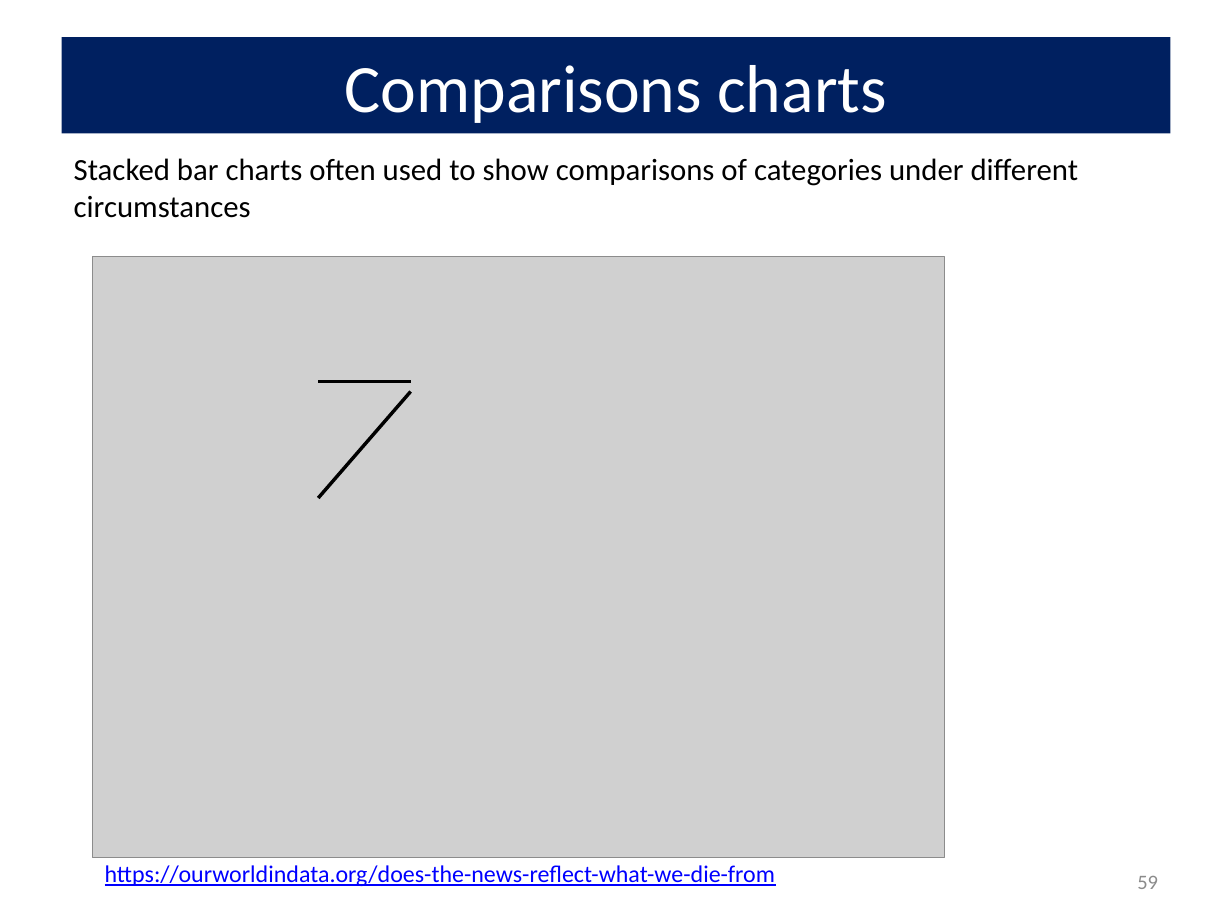
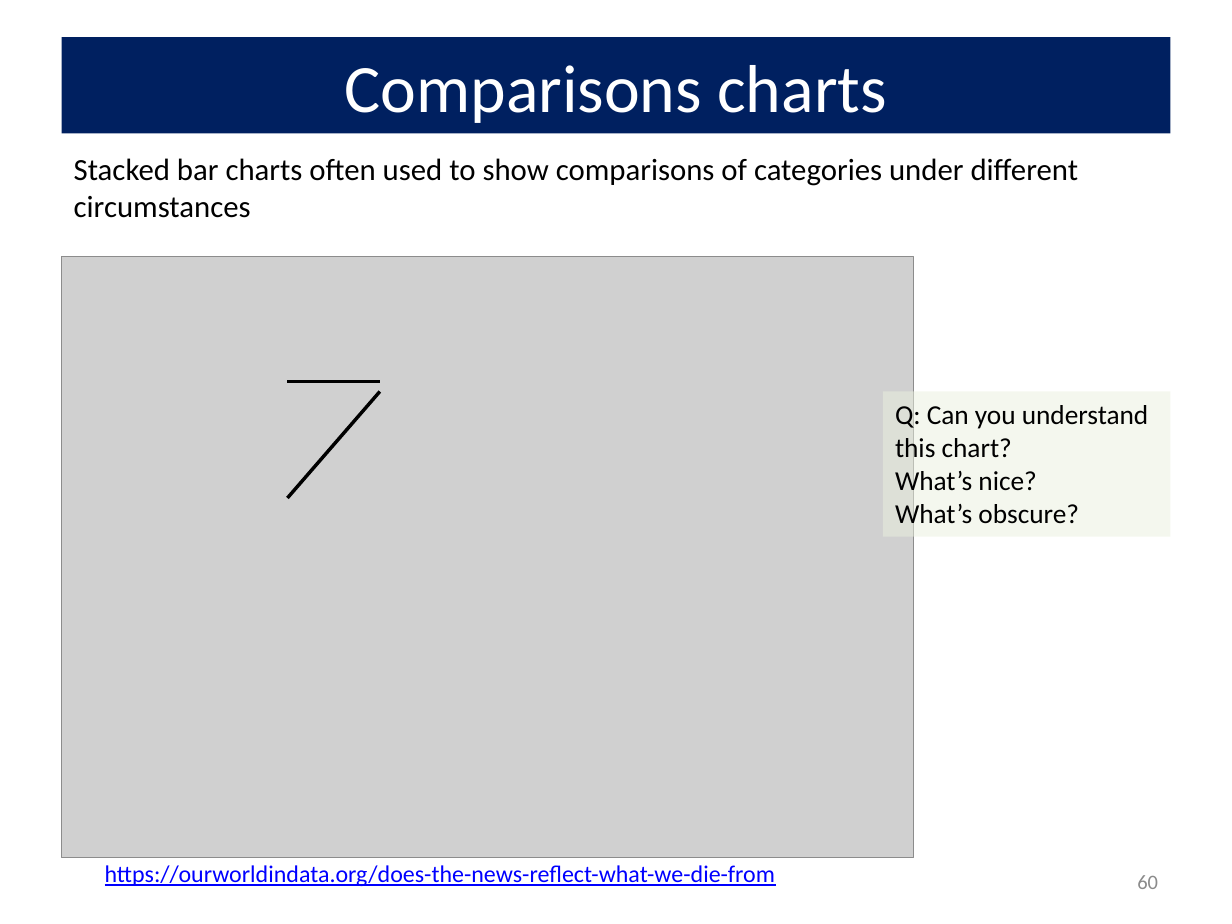
Before and after one commit to friendly/psy6136, a slide deck: slide 60 of lectures/01-Overview.pptx (slide 59 before the commit). Drawn at 1232x924 pixels with LibreOffice and Linux fonts; fonts in the diff are those of the drawing; grey boxes stand for pictures. Boxes give left, top, right and bottom in pixels: in the first picture for what was removed or moved away, otherwise in the second. Text is boxed around its words. In the diff, an @@ line names an element or a change of style, - is before the commit and + after.

```diff
--- a/lectures/01-Overview.pptx
+++ b/lectures/01-Overview.pptx
@@ 2 lines, 1 picture: place and size @@
-2 lines, 1 picture at [92,256,945,857]
+2 lines, 1 picture at [62,256,914,857]
@@ rectangle added at [883,392,1170,537], fill #EBF1DE at 50% opacity, 16 pt, text #000000 @@
+Q: Can you understand this chart?
+What’s nice?
+What’s obscure?
@@ page number at [1137,875,1158,889]: text changed @@
-59
+60
```
Also in this commit, not shown: 15 other slides changed, 2 slides added, 1 slide removed, 7 other files.
